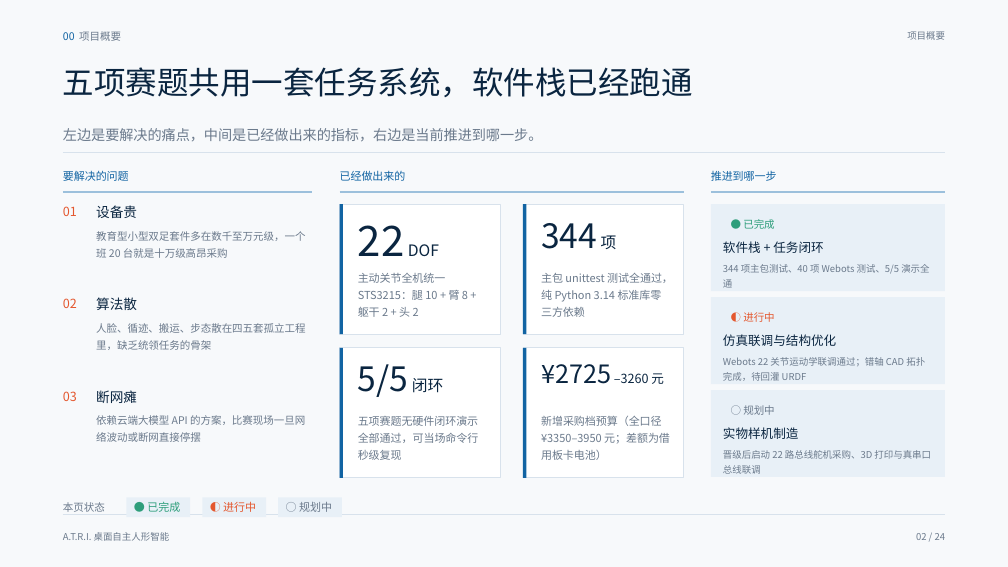
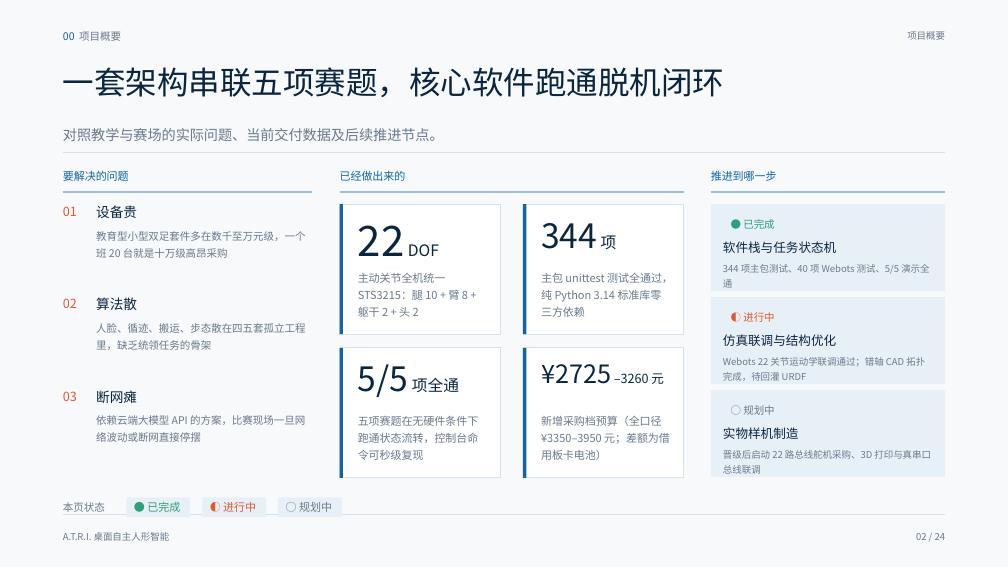
Before and after one commit to HPIline/ATRI, a slide deck: slide 2 of ppt/ATRI-答辩PPT-v4.pptx. Drawn at 1008x567 pixels with LibreOffice and Linux fonts; fonts in the diff are those of the drawing. Boxes give left, top, right and bottom in pixels: in the first picture for what was removed or moved away, otherwise in the second. Text is boxed around its words. In the diff, an @@ line names an element or a change of style, - is before the commit and + after.

```diff
--- a/ppt/ATRI-答辩PPT-v4.pptx
+++ b/ppt/ATRI-答辩PPT-v4.pptx
@@ text at bbox=[63, 67, 724, 97]: text changed @@
-五项赛题共用一套任务系统，软件栈已经跑通
+一套架构串联五项赛题，核心软件跑通脱机闭环
@@ text at bbox=[63, 128, 444, 141]: text changed @@
-左边是要解决的痛点，中间是已经做出来的指标，右边是当前推进到哪一步。
+对照教学与赛场的实际问题、当前交付数据及后续推进节点。
@@ text at bbox=[723, 241, 836, 253]: text changed @@
-软件栈 + 任务闭环
+软件栈与任务状态机
@@ text at bbox=[358, 364, 459, 397]: text changed @@
-5/5 闭环
+5/5 项全通
@@ text at bbox=[358, 416, 479, 460]: text changed @@
-五项赛题无硬件闭环演示全部通过，可当场命令行秒级复现
+五项赛题在无硬件条件下跑通状态流转，控制台命令可秒级复现
```
Also in this commit, not shown: 23 other slides changed, 1 other file.
